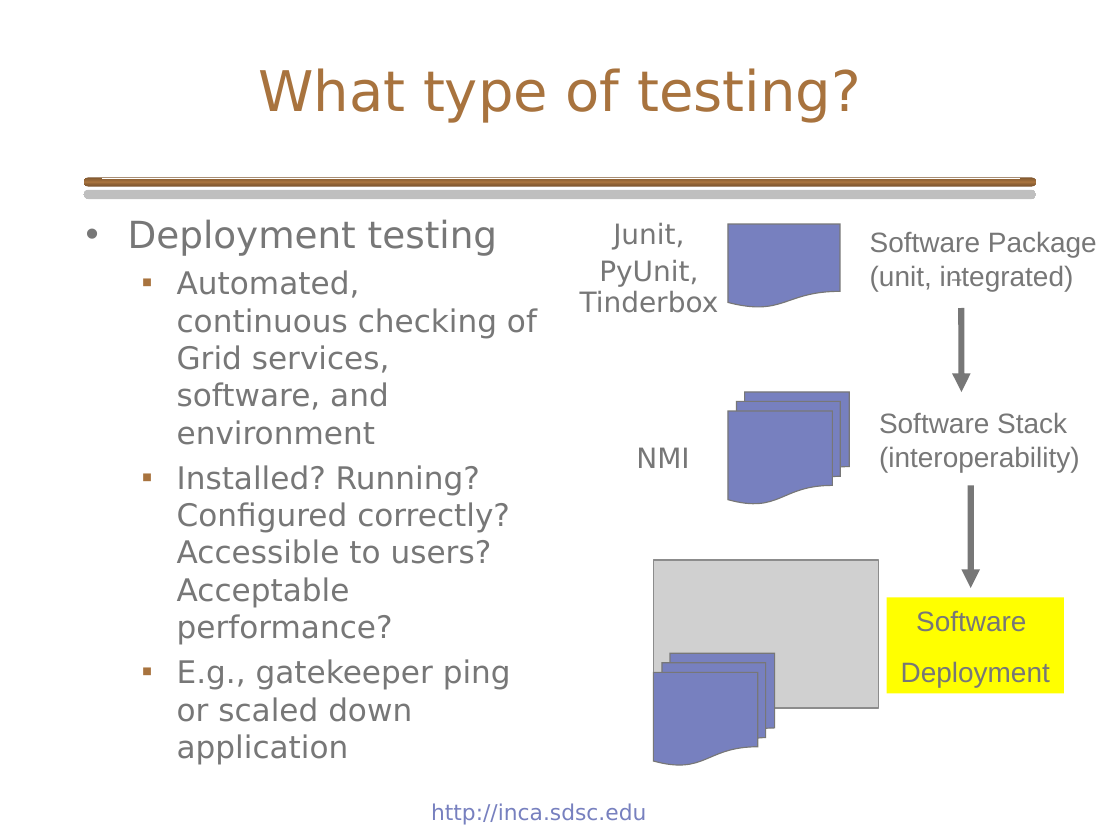
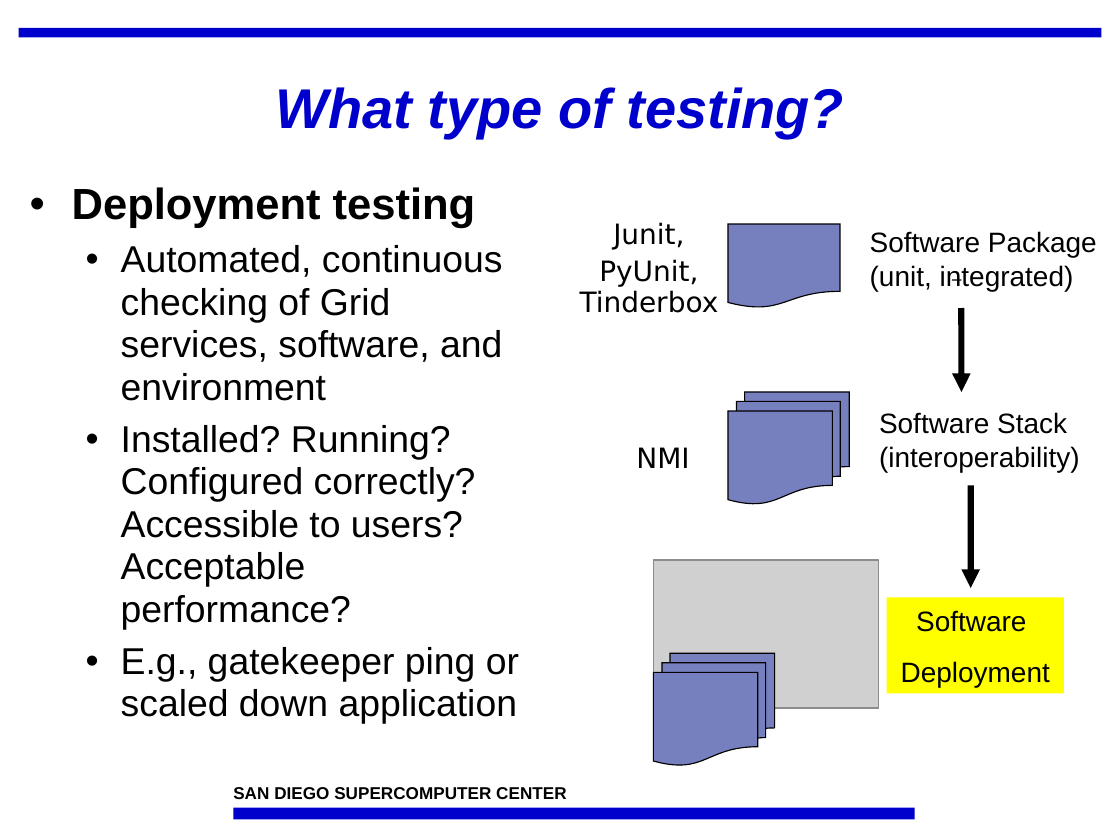
Before and after one commit to IncaProject/inca-xsede, a slide deck: slide 5 of talks/inca_sc05.ppt (slide 4 before the commit). Drawn at 1120x840 pixels with LibreOffice and Linux fonts; fonts in the diff are those of the drawing; grey boxes stand for pictures; background and template pictures are left out. Boxes give left, top, right and bottom in pixels: in the first picture for what was removed or moved away, otherwise in the second. Text is boxed around its words. In the diff, an @@ line names an element or a change of style, - is before the commit and + after.

Commit message:
Checking in pre-meeting talk

```diff
--- a/talks/inca_sc05.ppt
+++ b/talks/inca_sc05.ppt
@@ rectangle added at bbox=[19, 28, 1102, 37], fill #0000CC @@
@@ title "What type of testing?": place and size @@
-title "What type of testing?" at bbox=[258, 68, 861, 122]
+title "What type of testing?" at bbox=[275, 87, 845, 138]
@@ title "What type of testing?" at bbox=[275, 87, 845, 138]: font DejaVu Sans to Arial, text colour #A8733E to #0000CC, bold on, italic on; line spacing 1 to 0.9 @@
@@ text "Deployment testing": place and size @@
-text "Deployment testing" at bbox=[128, 219, 537, 765]
+text "Deployment testing" at bbox=[72, 187, 519, 724]
@@ text "Deployment testing" at bbox=[72, 187, 519, 724]: size 24 to 28 pt, bold on in "Deployment testing"; font DejaVu Sans to Arial, text colour #777777 to #000000, size 20 to 24 pt; line spacing 1 to 0.95; more space between paragraphs; bullet colour #777777 to #000000; bullet ▪ to •; bullet colour #A8733E to #000000 @@
@@ rounded rectangle removed at bbox=[84, 177, 1036, 186] @@
@@ rounded rectangle removed at bbox=[102, 178, 1020, 179] @@
@@ text colour #777777 to #000000 in 5 elements at bbox=[870, 231, 1097, 291], bbox=[879, 412, 1080, 472], bbox=[887, 597, 1064, 693], bbox=[636, 447, 689, 468], bbox=[580, 222, 719, 313] @@
@@ line (952, 280) - (961, 280): stroke #777777 0.74 pt to #000000 0.74 pt @@
@@ arrow (961, 308) - (961, 392): stroke #777777 4 pt to #000000 4 pt @@
@@ arrow (971, 485) - (971, 588): stroke #777777 4 pt to #000000 4 pt @@
@@ outline #777777 0.74 pt to #000000 0.74 pt in 3 elements at bbox=[728, 224, 840, 308], bbox=[728, 392, 849, 504], bbox=[653, 653, 774, 765] @@
@@ rectangle added at bbox=[233, 808, 914, 820], fill #0000CC @@
@@ text added at bbox=[233, 787, 566, 799], 11 pt, text #000000, bold @@
+SAN DIEGO SUPERCOMPUTER CENTER
@@ text removed at bbox=[431, 803, 646, 825] @@
-http://inca.sdsc.edu
```
Also in this commit, not shown: 23 other slides changed, 11 slides added, 3 slides removed.
